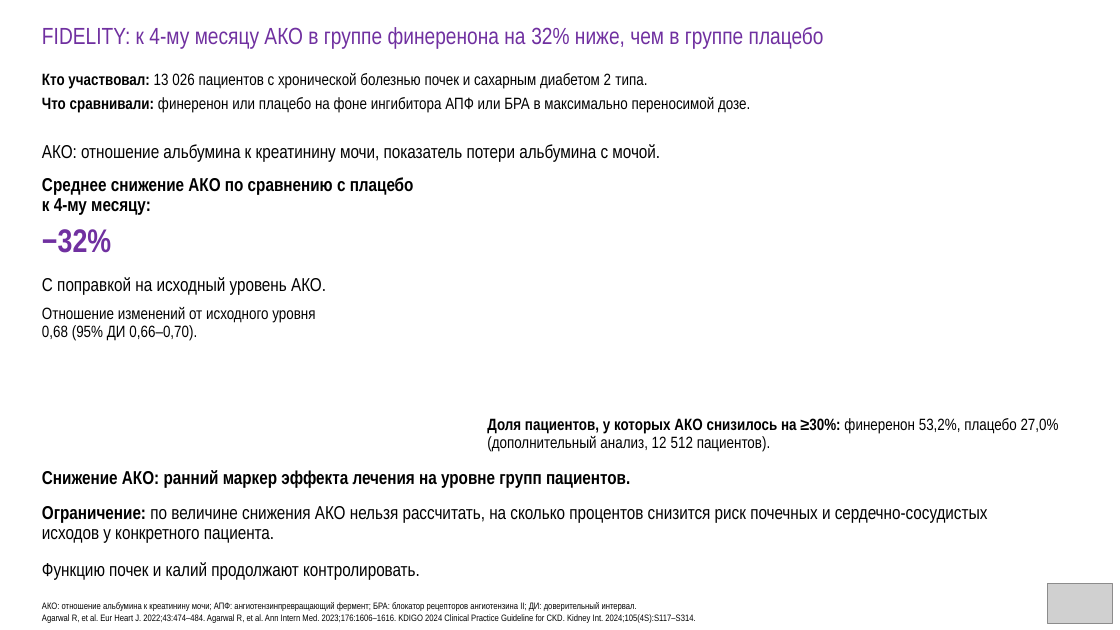
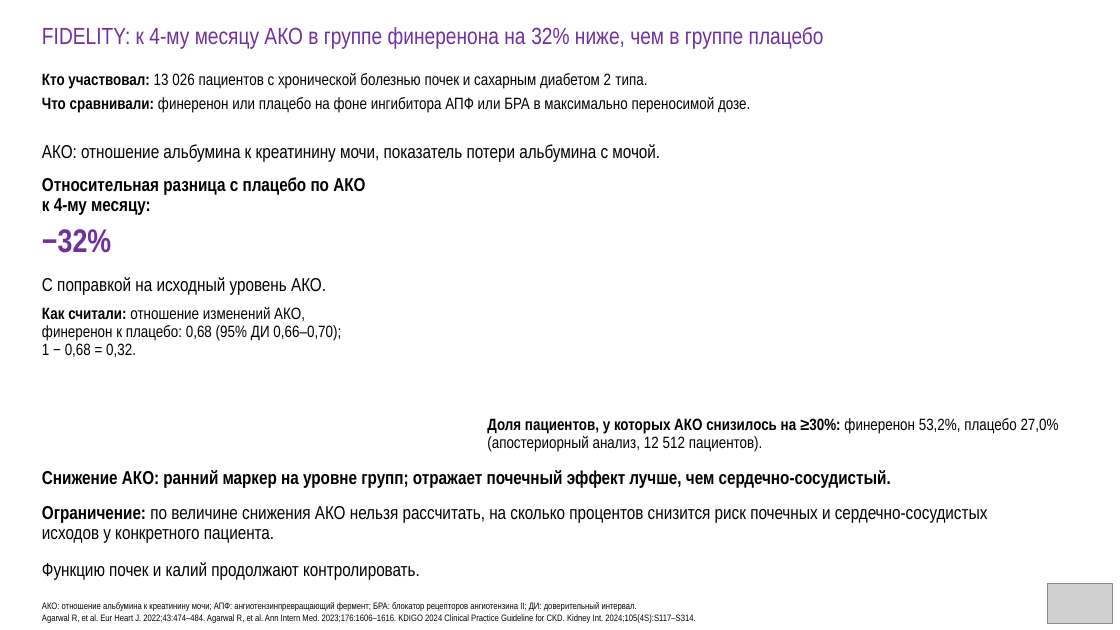
Before and after one commit to drabdulbosit1-eng/my-test-cloud, a slide deck: slide 24 of finerenone/Finerenone_Levin_reviewed.pptx. Drawn at 1120x630 pixels with LibreOffice and Linux fonts; fonts in the diff are those of the drawing; grey boxes stand for pictures. Boxes give left, top, right and bottom in pixels: in the first picture for what was removed or moved away, otherwise in the second. Text is boxed around its words. In the diff, an @@ line names an element or a change of style, - is before the commit and + after.

```diff
--- a/finerenone/Finerenone_Levin_reviewed.pptx
+++ b/finerenone/Finerenone_Levin_reviewed.pptx
@@ text at [42,177,365,195]: text changed @@
-Среднее снижение АКО по сравнению с плацебо
+Относительная разница с плацебо по АКО
@@ text at [42,307,341,357]: text changed @@
-Отношение изменений от исходного уровня
-0,68 (95% ДИ 0,66–0,70).
+Как считали: отношение изменений АКО,
+финеренон к плацебо: 0,68 (95% ДИ 0,66–0,70);
+1 − 0,68 = 0,32.
@@ text at [487,418,1059,451]: text changed @@
-Доля пациентов, у которых АКО снизилось на ≥30%: финеренон 53,2%, плацебо 27,0% (дополнительный анализ, 12 512 пациентов).
+Доля пациентов, у которых АКО снизилось на ≥30%: финеренон 53,2%, плацебо 27,0% (апостериорный анализ, 12 512 пациентов).
@@ text at [42,470,891,488]: text changed @@
-Снижение АКО: ранний маркер эффекта лечения на уровне групп пациентов.
+Снижение АКО: ранний маркер на уровне групп; отражает почечный эффект лучше, чем сердечно-сосудистый.
```
Also in this commit, not shown: 17 other slides changed, 1 other file.
